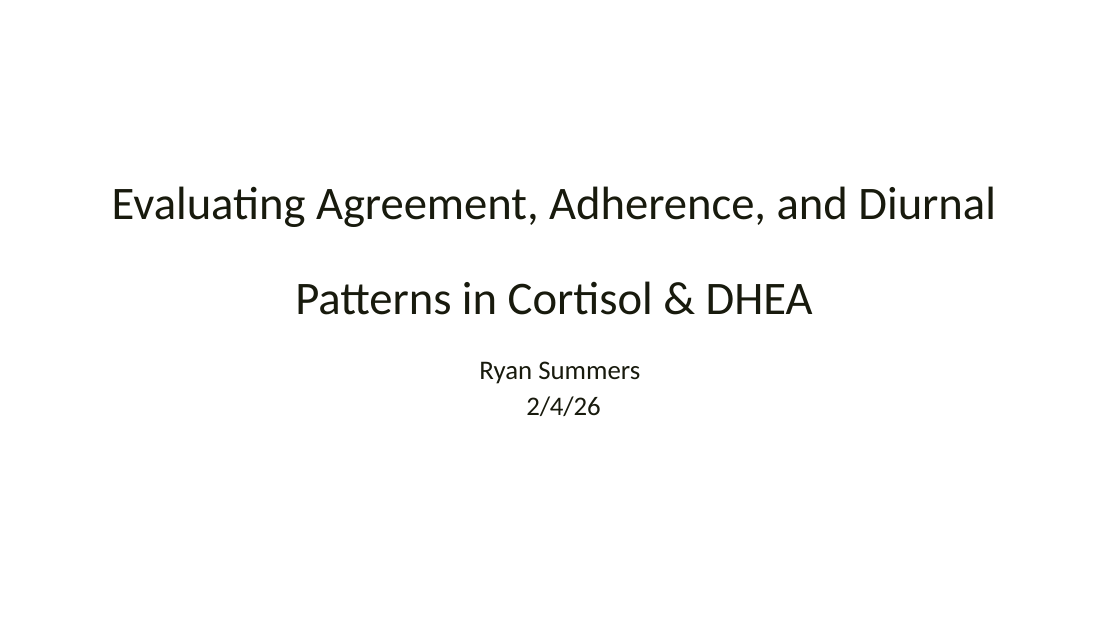
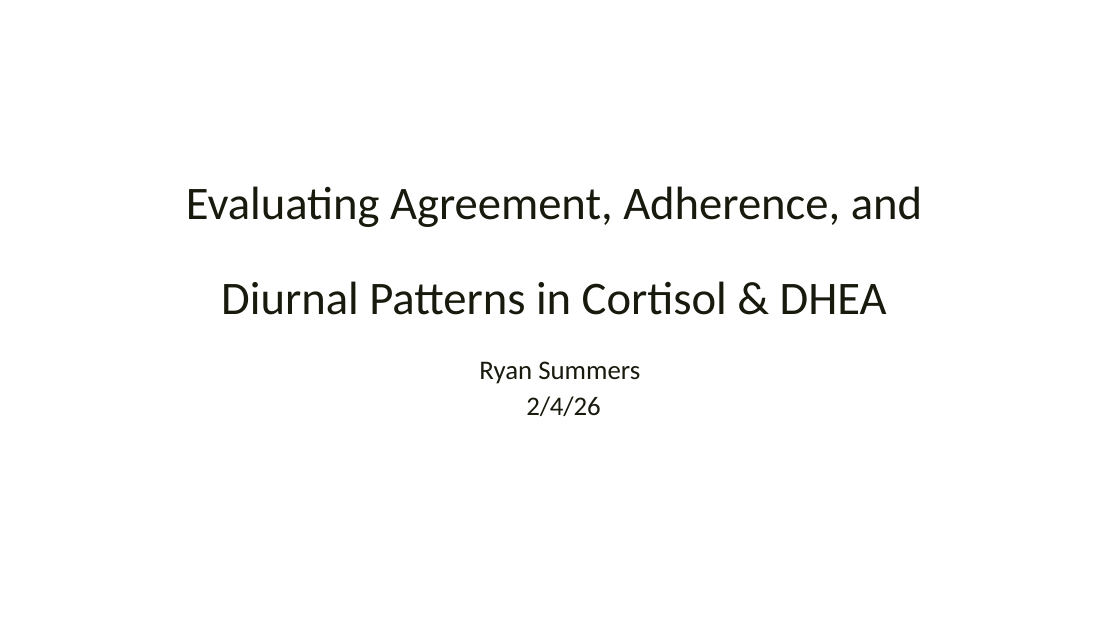
Before and after one commit to rysummers/BIOS6624-Class, a slide deck: slide 1 of Project0/Reports/Project0_Presentation.pptx. Drawn at 1120x630 pixels with LibreOffice and Linux fonts; fonts in the diff are those of the drawing; background and template pictures are left out. Boxes give left, top, right and bottom in pixels: in the first picture for what was removed or moved away, otherwise in the second. Text is boxed around its words. In the diff, an @@ line names an element or a change of style, - is before the commit and + after.

```diff
--- a/Project0/Reports/Project0_Presentation.pptx
+++ b/Project0/Reports/Project0_Presentation.pptx
@@ text "Evaluating Agreement, Adherence, and Diurnal ..." rewrapped from (112, 186, 996, 315) to (186, 186, 922, 315) @@
```
Also in this commit, not shown: 6 other slides changed, 1 slide added, 5 other files.
